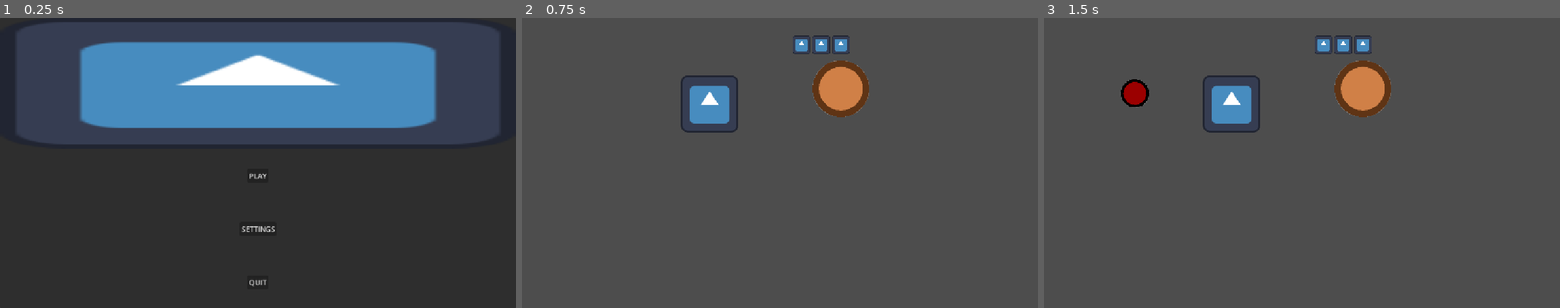
Above: before the commit, frames 1-3 (left to right).
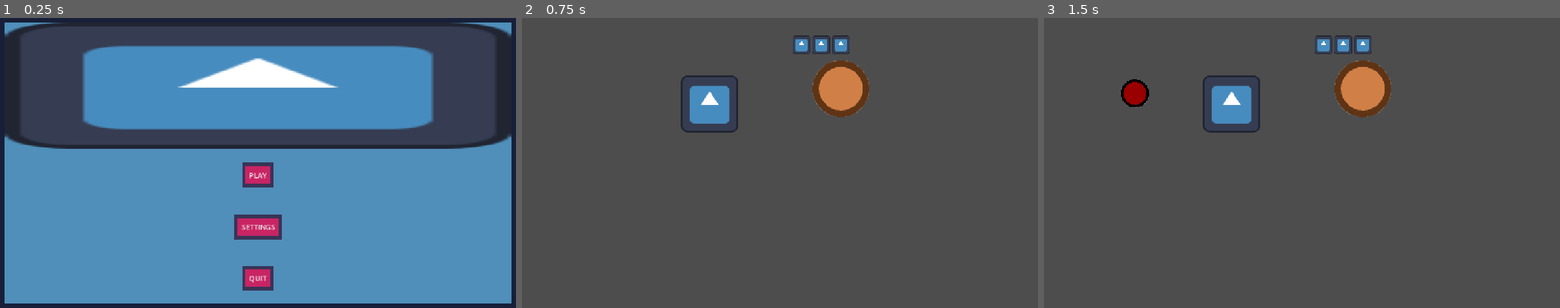
Above: after the commit, the same moments.

Repository: MagnusLucas/BrackeysAugust26
Game: Godot game, scene res://scenes/main_menu.tscn
Two runs of this game, one before a commit and one after it. Both use one fixed random seed, a clock stepped at 60 frames per second and the inputs below. The engine's default icon, where the game draws it, is replaced by a stand-in: a white triangle on a blue panel in a dark square.
Inputs (mouse positions are in pixels of both pictures, inside the frame that each line leads up to):
- Up to frame 1 (0.25 s): no input
- Up to frame 2 (0.75 s): click "PLAY" at 0.5 s
- Up to frame 3 (1.5 s): click (1302, 160) at 1.25 s

The runs differ from the first frame. In frame 1, 57% of the frame differs, in the area x 0-100%, y 0-100%; in frame 2, nothing differs; in frame 3, nothing differs.

Commit message:
Added theme file(WIP) and enemy taking damage logic

Diff:
--- /dev/null
+++ b/assets/game_theme.tres
@@ -0,0 +1,62 @@
+[gd_resource type="Theme" format=3 uid="uid://l0mu2yy7t2dd"]
+
+[sub_resource type="StyleBoxFlat" id="StyleBoxFlat_i4gmu"]
+content_margin_left = 16.0
+content_margin_top = 16.0
+content_margin_right = 16.0
+content_margin_bottom = 16.0
+bg_color = Color(0.22352941, 0.20392157, 0.34117648, 1)
+border_width_left = 8
+border_width_top = 8
+border_width_right = 8
+border_width_bottom = 8
+border_color = Color(0.22352941, 0.20392157, 0.34117648, 1)
+
+[sub_resource type="StyleBoxFlat" id="StyleBoxFlat_lph6l"]
+content_margin_left = 16.0
+content_margin_top = 16.0
+content_margin_right = 16.0
+content_margin_bottom = 16.0
+bg_color = Color(0.7882353, 0.14117648, 0.39215687, 1)
+border_width_left = 8
+border_width_top = 8
+border_width_right = 8
+border_width_bottom = 8
+border_color = Color(0.22352941, 0.20392157, 0.34117648, 1)
+
+[sub_resource type="StyleBoxFlat" id="StyleBoxFlat_qmycv"]
+content_margin_left = 16.0
+content_margin_top = 16.0
+content_margin_right = 16.0
+content_margin_bottom = 16.0
+bg_color = Color(0.41568628, 0.21568628, 0.44313726, 1)
+border_width_left = 8
+border_width_top = 8
+border_width_right = 8
+border_width_bottom = 8
+border_color = Color(0.06666667, 0.6784314, 0.75686276, 1)
+
+[sub_resource type="StyleBoxFlat" id="StyleBoxFlat_ekxnf"]
+bg_color = Color(0.22352941, 0.20392157, 0.34117648, 1)
+border_width_left = 10
+border_width_top = 10
+border_width_right = 10
+border_width_bottom = 10
+border_color = Color(0.7882353, 0.14117648, 0.39215687, 1)
+
+[sub_resource type="StyleBoxFlat" id="StyleBoxFlat_e52s1"]
+bg_color = Color(0.30980393, 0.56078434, 0.7294118, 1)
+border_width_left = 10
+border_width_top = 10
+border_width_right = 10
+border_width_bottom = 10
+border_color = Color(0.09019608, 0.1254902, 0.21960784, 1)
+
+[resource]
+Button/colors/font_color = Color(0.92156863, 0.92941177, 0.9137255, 1)
+Button/colors/font_hover_color = Color(0.96862745, 0.7137255, 0.61960787, 1)
+Button/styles/hover = SubResource("StyleBoxFlat_i4gmu")
+Button/styles/normal = SubResource("StyleBoxFlat_lph6l")
+Button/styles/pressed = SubResource("StyleBoxFlat_qmycv")
+Panel/styles/panel = SubResource("StyleBoxFlat_ekxnf")
+PanelContainer/styles/panel = SubResource("StyleBoxFlat_e52s1")
--- a/data/enemy_stats.gd
+++ b/data/enemy_stats.gd
@@ -1,7 +1,7 @@
 class_name EnemyStats
 extends Resource
 
-@export var max_health := 100
+@export var max_health := 100.0
 @export var speed := 10
 
 var health := max_health
--- a/data/tower_stats.gd
+++ b/data/tower_stats.gd
@@ -3,3 +3,5 @@
 
 @export var see_range: float
 @export var attack_interval: float
+@export var bullet_damage := 10
+@export var damage_per_bullet := 10.0
--- a/project.godot
+++ b/project.godot
@@ -20,6 +20,10 @@
 window/stretch/mode="canvas_items"
 window/stretch/aspect="expand"
 
+[gui]
+
+theme/custom="uid://l0mu2yy7t2dd"
+
 [layer_names]
 
 2d_physics/layer_1="tower_attack_range"
--- a/scenes/bullet/bullet.gd
+++ b/scenes/bullet/bullet.gd
@@ -6,14 +6,17 @@
 @export var lifetime_timer: Timer
 var speed := 100.0
 var direction: Vector2
+var damage: float
 
 
 static func spawn_bullet(
-		bullet_speed: float, fly_direction: Vector2, lifetime: float) -> Bullet:
+		bullet_speed: float, fly_direction: Vector2,
+		lifetime: float, bullet_damage: float) -> Bullet:
 	var bullet: Bullet = BULLET.instantiate()
 	bullet.speed = bullet_speed
 	bullet.direction = fly_direction
 	bullet.lifetime_timer.wait_time = lifetime
+	bullet.damage = bullet_damage
 	return bullet
 
 
@@ -22,10 +25,13 @@
 	area_entered.connect(_on_enemy_entered)
 
 
+func get_damage() -> float:
+	return damage
+
+
 func _process(delta: float) -> void:
 	global_position += direction * speed * delta
 
 
-func _on_enemy_entered(enemy: Enemy) -> void:
-	enemy.take_damage()
+func _on_enemy_entered(_enemy: Enemy) -> void:
 	queue_free()
--- a/scenes/enemy/enemy.gd
+++ b/scenes/enemy/enemy.gd
@@ -1,14 +1,29 @@
 class_name Enemy
 extends Area2D
 
-@export var enemy_stats: EnemyStats
+@export var stats: EnemyStats
 @export var path_follow: PathFollow2D
+
+
+func _ready() -> void:
+	area_entered.connect(_on_area_entered)
 
 
 func _physics_process(delta: float) -> void:
 	if path_follow:
-		path_follow.progress += enemy_stats.speed * delta
+		path_follow.progress += stats.speed * delta
 
 
-func take_damage() -> void:
-	print("ouch! - ", self)
+func _take_damage(amount: float) -> void:
+	stats.health -= amount
+	if stats.health <= 0:
+		_die()
+
+
+func _on_area_entered(area: Area2D) -> void:
+	if area is Bullet:
+		_take_damage((area as Bullet).get_damage())
+
+
+func _die() -> void:
+	queue_free()
--- a/scenes/enemy/enemy.tscn
+++ b/scenes/enemy/enemy.tscn
@@ -22,16 +22,16 @@
 
 [node name="Enemy" type="Area2D" parent="." unique_id=1680419469 node_paths=PackedStringArray("path_follow")]
 collision_layer = 2
-collision_mask = 6
+collision_mask = 8
 script = ExtResource("1_a3pup")
-enemy_stats = ExtResource("2_40wdo")
+stats = ExtResource("2_40wdo")
 path_follow = NodePath("..")
 
 [node name="Sprite2D" type="Sprite2D" parent="Enemy" unique_id=1699808318]
 texture = SubResource("GradientTexture2D_g4v7s")
 
 [node name="CircleCollisionShape" type="CollisionShape2D" parent="Enemy" unique_id=2102563477]
-shape = SubResource("CircleShape2D_a3pup")
+shape = SubResource("CircleShape2D_40wdo")
 script = ExtResource("1_4a83h")
 size = 32.0
 metadata/_custom_type_script = "uid://bmyiou3m7ft1g"
--- a/scenes/tower/tower.gd
+++ b/scenes/tower/tower.gd
@@ -29,7 +29,7 @@
 
 func shoot(target: Enemy = enemies_in_range[0]) -> void:
 	var direction := target.global_position - bullet_spawner.global_position
-	var bullet := Bullet.spawn_bullet(100, direction, 10)
+	var bullet := Bullet.spawn_bullet(100, direction, 10, tower_stats.damage_per_bullet)
 	bullet_spawner.add_child.call_deferred(bullet)
 
 
Binary file added: assets/colour_palette.png
Not shown, added: assets/colour_palette.png.import
Not shown: 1 places in scenes/enemy/enemy.tscn that only renumber resources
